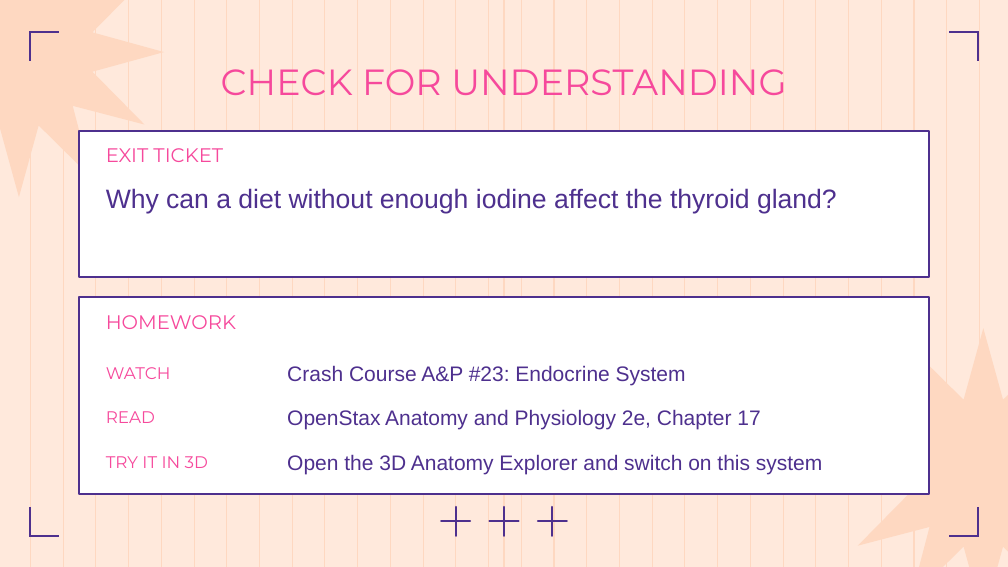
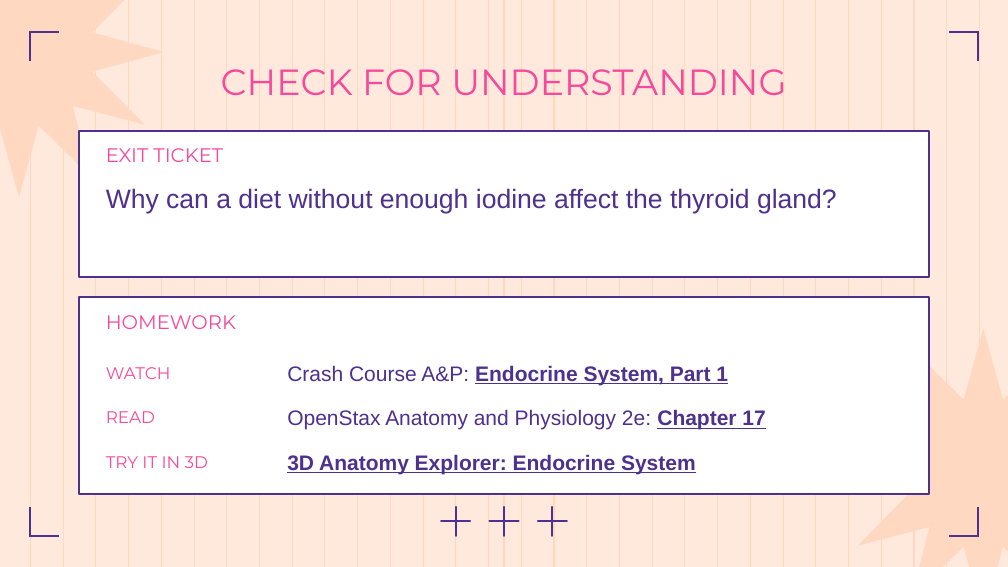
Before and after one commit to Ezkiel2004/Anthropotomy, a slide deck: slide 18 of docs/body-systems/endocrine-system.pptx (slide 17 before the commit). Drawn at 1008x567 pixels with LibreOffice and Linux fonts; fonts in the diff are those of the drawing. Boxes give left, top, right and bottom in pixels: in the first picture for what was removed or moved away, otherwise in the second. Text is boxed around its words. In the diff, an @@ line names an element or a change of style, - is before the commit and + after.

```diff
--- a/docs/body-systems/endocrine-system.pptx
+++ b/docs/body-systems/endocrine-system.pptx
@@ text at bbox=[287, 365, 728, 385]: text changed; bold on @@
-Crash Course A&P #23: Endocrine System
+Crash Course A&P: Endocrine System, Part 1
@@ text at bbox=[287, 409, 765, 430]: text changed @@
-OpenStax Anatomy and Physiology 2e, Chapter 17
+OpenStax Anatomy and Physiology 2e: Chapter 17
@@ text at bbox=[287, 454, 696, 474]: text changed; bold on @@
-Open the 3D Anatomy Explorer and switch on this system
+3D Anatomy Explorer: Endocrine System
```
Also in this commit, not shown: 5 other slides changed, 1 slide added, 10 other files.
